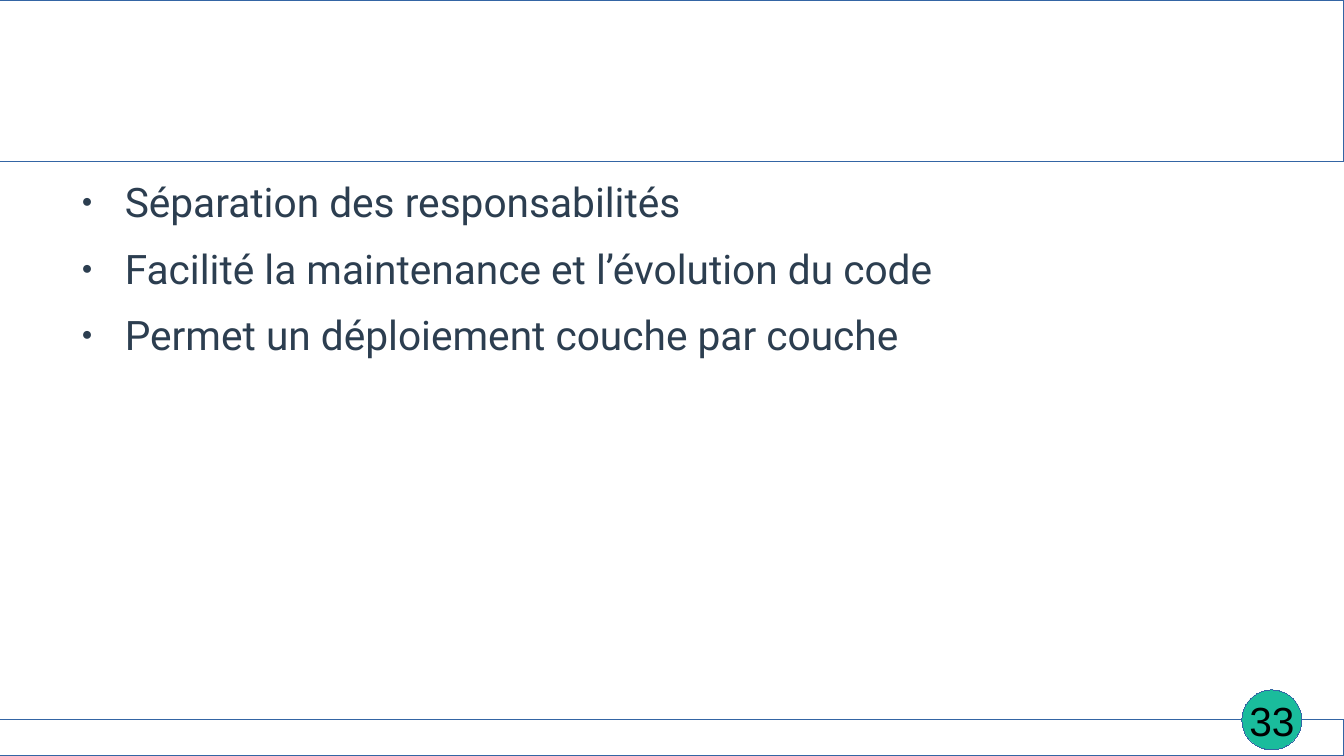
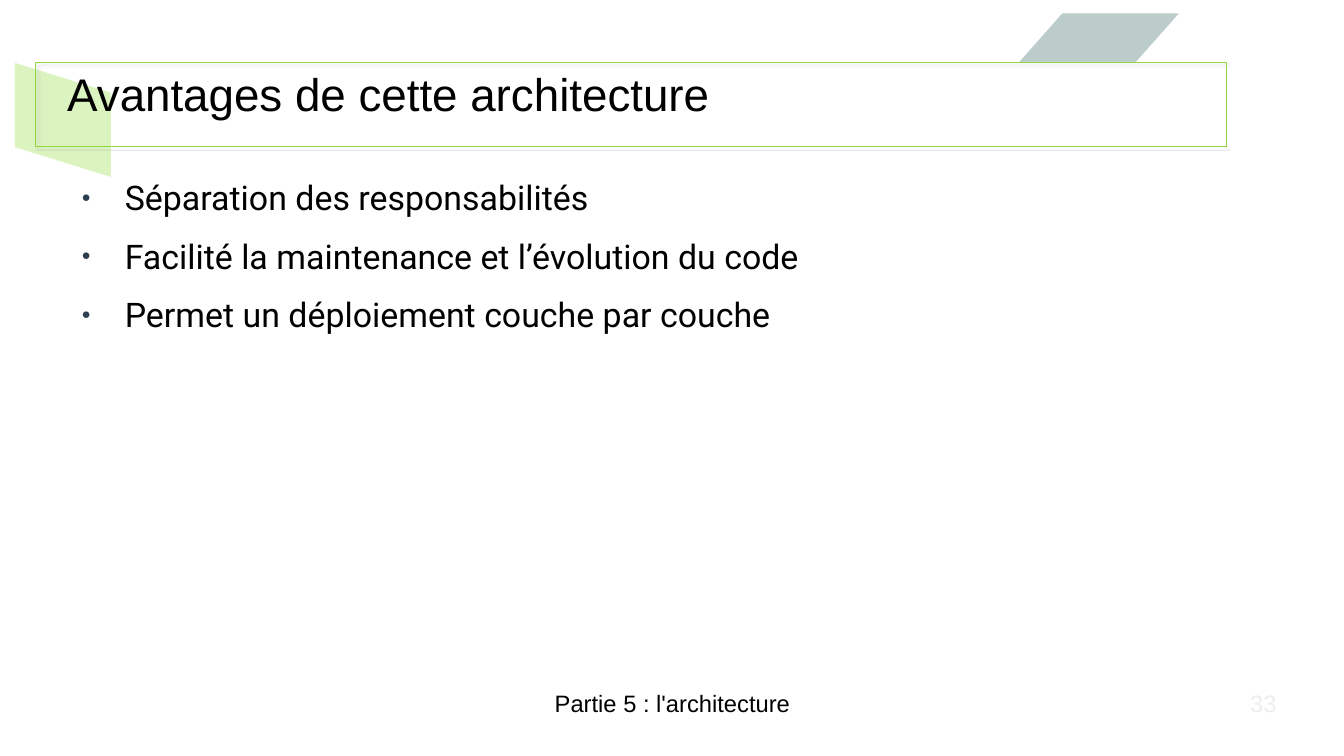
Before and after one commit to EmmaBroudic/Projet-Nooky, a slide deck: slide 33 of doc/Nooky4.odp. Drawn at 1344x756 pixels with LibreOffice and Linux fonts; fonts in the diff are those of the drawing. Boxes give left, top, right and bottom in pixels: in the first picture for what was removed or moved away, otherwise in the second. Text is boxed around its words. In the diff, an @@ line names an element or a change of style, - is before the commit and + after.

```diff
--- a/doc/Nooky4.odp
+++ b/doc/Nooky4.odp
@@ parallelogram added at (1020,13,1179,63), fill #81ACA6 at 39% opacity @@
@@ parallelogram added at (15,63,112,177), fill #B5E77D at 49% opacity @@
@@ rectangle: place and size @@
-rectangle at (0,0,1344,162)
+rectangle at (37,63,1228,148)
@@ rectangle at (37,63,1228,148): outline #3465A4 0 pt to #91D93F 0 pt; shadow on @@
@@ title added at (67,78,709,120), 27 pt, text #000000 @@
+Avantages de cette architecture
@@ text "Séparation des responsabilités" at (125,184,798,334): size 24 to 20 pt, text colour #2C3E50 to #000000 @@
@@ text "Partie 5 : l'architecture": place and size @@
-text "Partie 5 : l'architecture" at (508,755,836,756)
+text "Partie 5 : l'architecture" at (555,694,790,713)
@@ text "Partie 5 : l'architecture" at (555,694,790,713): size 18 to 14 pt, font Karla to Arial, text colour #FFFFFF to #000000, bold off @@
@@ ellipse removed at (1243,690,1303,750) @@
@@ page number removed at (1249,707,1294,743) @@
-33
@@ rectangle removed at (0,721,1344,756) @@
```
Also in this commit, not shown: 81 other slides changed, 2 other files.
